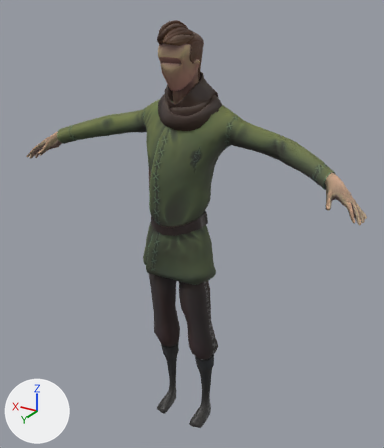
A saved change to the Blender file Mhmd/Blender/Character/3rd Person/Sword_3rdPerson.blend.
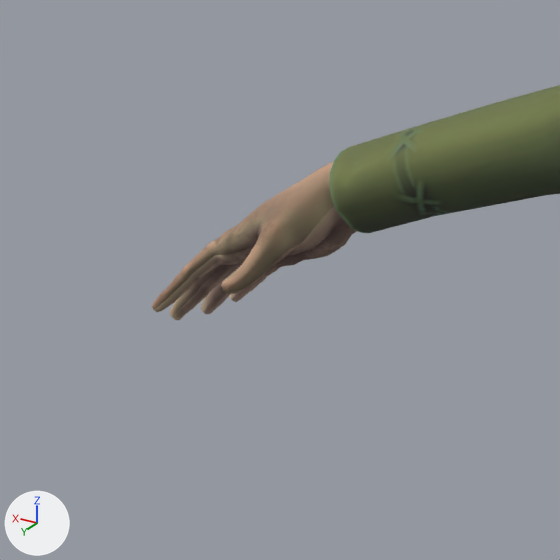
Each version is shown whole from a 50 mm camera at (-1.092, 1.713, 1.887) aimed at (-0.025, -0.066, 0.997), then close up on the part from 0% to 25% of the width and 23% to 45% of the height. The axes (+X, +Y, +Z) are drawn at lower left. The lights are the same throughout.

Names of what the first close-up shows: 'mc_body.001', 'mc_clothing.003'.
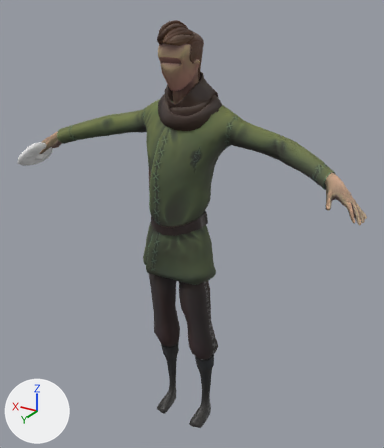
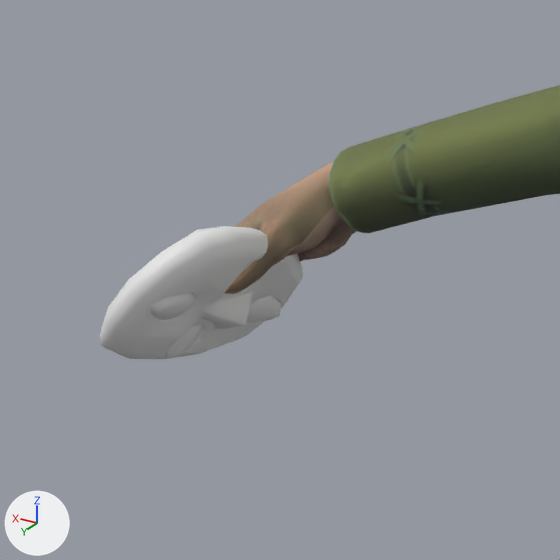
Boxes (x1, y1, x2, y2) around the edits, measured in the close-ups (560 x 560 px):
'4.007', added: after (100, 226, 303, 359)
    faces in mat_stone (its picture is missing): (100, 226, 303, 359)
    faces in mat_1 (its picture is missing): (150, 293, 195, 320)
    faces in mat_3 (its picture is missing): (246, 295, 281, 323)
    faces in mat_4 (its picture is missing): (167, 324, 202, 359)

The change in detail:
Material '4' (mat_4) is new.
Its base color is (0.8, 0.8, 0.8) (white #e7e7e7).
Material '2.001' (mat_2_001) is new.
Its base color is (0.8, 0.8, 0.8) (white #e7e7e7).
Material '1' (mat_1) is new.
Its base color is (0.8, 0.8, 0.8) (white #e7e7e7).
Material '3' (mat_3) is new.
Its base color is (0.8, 0.8, 0.8) (white #e7e7e7).
Material 'stone' (mat_stone) is new.
Its base color is (0.8, 0.8, 0.8) (white #e7e7e7).
Mesh me_cylinder_014 is new.
It has 731 vertices, 734 faces and spans x -0.027..0.112, y -0.019..0.043, z -0.045..0.15.
Faces by material slot: [16, 666, 18, 16, 18].
It uses material mat_4 (its picture is missing).
It uses material mat_stone (its picture is missing).
It uses material mat_1 (its picture is missing).
It uses material mat_2_001 (its picture is missing).
It uses material mat_3 (its picture is missing).
Object '4.007' (ob_4_007) is new; it shows me_cylinder_014.
Its location is (0.6668, 0.0352, 1.2492).
Its rotation in degrees is (-66, 28, 27).
